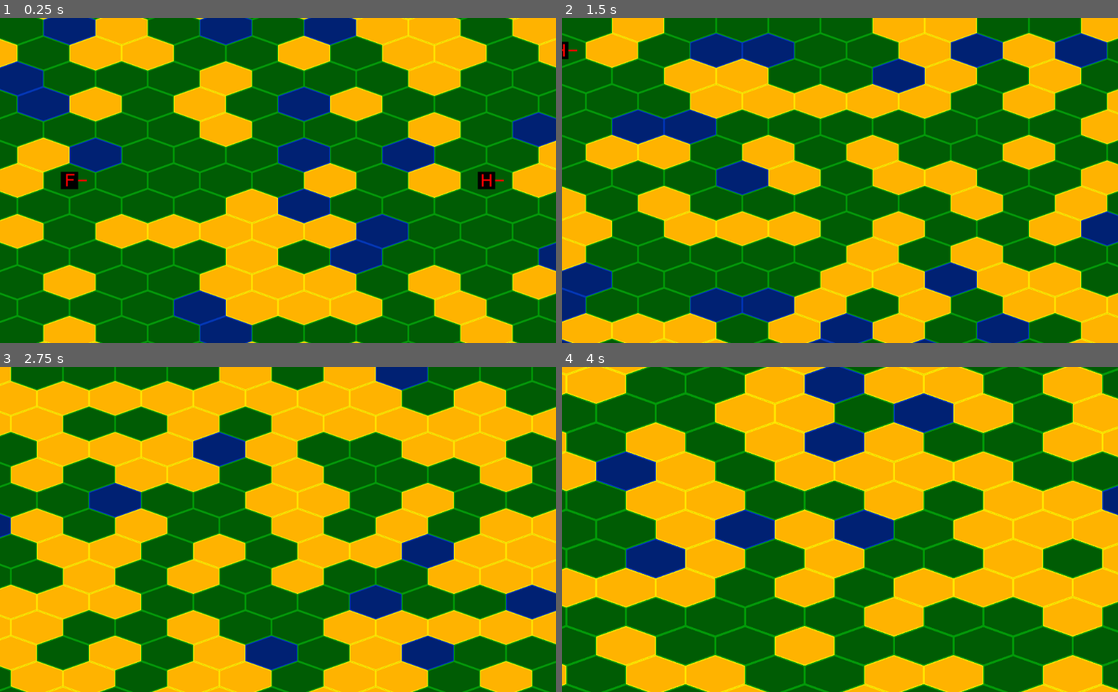
Above: before the commit, frames 1-4 (two rows, left to right).
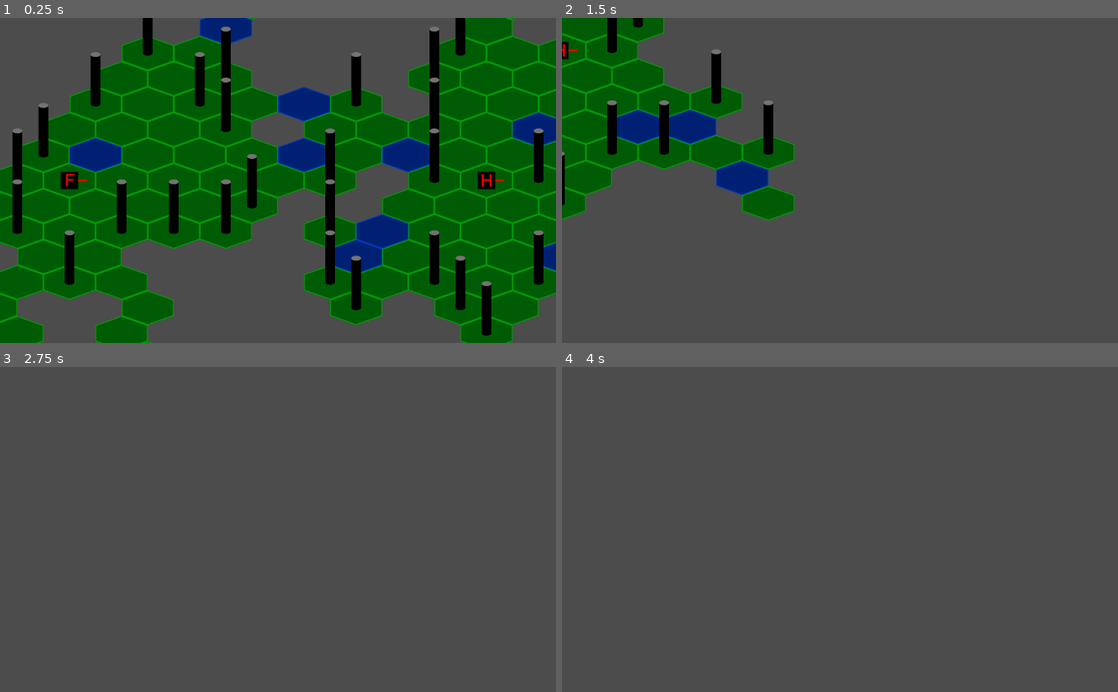
Above: after the commit, the same moments.

Repository: fat-beaver/hedgehog
Game: Godot game, scene res://battle.tscn
Same seed, same stepped clock (60 frames per second), same inputs: the game is played once before the commit and once after it.
Inputs (mouse positions are in pixels of both pictures, inside the frame that each line leads up to):
- Up to frame 1 (0.25 s): no input
- Up to frame 2 (1.5 s): tap Enter at 0.5 s; move the mouse to (962, 164) at 0.52 s; hold Right (move_right) 0.53-1.28 s; tap C (change_critter) at 0.6 s; move the mouse to (728, 196) at 1.27 s; hold Down (move_down) from 1.28 s (still down); tap Backspace (end_turn) at 1.35 s
- Up to frame 3 (2.75 s): move the mouse to (333, 458) at 2.02 s; release Down (move_down) at 2.03 s; hold Right (move_right) from 2.03 s (still down); click (333, 458) at 2.1 s
- Up to frame 4 (4 s): move the mouse to (812, 594) at 2.77 s; release Right (move_right) at 2.78 s; hold Up (move_up) 2.78-3.53 s; right-click (812, 594) at 2.85 s; move the mouse to (1006, 578) at 3.52 s; hold Left (move_left) from 3.53 s (still down); tap Mouse wheel up (zoom_in) at 3.6 s

The runs differ from the first frame. In frame 1, 58% of the frame differs, in the area x 0-100%, y 0-100%; in frame 2, 91%; in frame 3, 100%; in frame 4, 100%.
Error after the commit: Invalid type in function 'set_path' in base 'Node2D (HexPath.gd)'. Cannot convert argument 1 from Nil to Array. (res://Battle.gd:85)

Commit message:
Implemented rudimentary line of sight without any saving of previously viewed hexes or respecting the direction critters are facing

Diff:
--- a/Battle.gd
+++ b/Battle.gd
@@ -34,6 +34,10 @@
 	hedgehog = Critter.new(Critter.HEDGEHOG, map.get_hex_at_coords(hedgehog_coords), default_unit_direction, default_time_units)
 	_set_up_critter(hedgehog)
 	current_critter = ferret
+	grid.clear_tiles_to_draw()
+	grid.add_tiles_to_draw(find_visible_tiles(ferret))
+	grid.add_tiles_to_draw(find_visible_tiles(hedgehog))
+	grid._draw_map()
 
 func _set_up_camera():
 	add_child(camera)
@@ -83,6 +87,10 @@
 			critter.move(path.get_end()[0], path.get_end()[1], path.get_end()[2])
 			path.clear_path()
 		last_mouse_hex = mouse_hex
+		grid.clear_tiles_to_draw()
+		grid.add_tiles_to_draw(find_visible_tiles(ferret))
+		grid.add_tiles_to_draw(find_visible_tiles(hedgehog))
+		grid._draw_map()
 
 func _turn_critter(critter: Critter):
 	if grid.get_hex_at_mouse() != null:
@@ -90,6 +98,10 @@
 		if map.directions.has(direction):
 			var turning_cost = map.get_turning_costs(critter.get_direction(), direction)
 			critter.set_direction(direction, turning_cost)
+			grid.clear_tiles_to_draw()
+			grid.add_tiles_to_draw(find_visible_tiles(ferret))
+			grid.add_tiles_to_draw(find_visible_tiles(hedgehog))
+			grid._draw_map()
 
 func zoom(zoom: float):
 	if zoom > 0:
@@ -111,3 +123,18 @@
 	ferret.refresh_time_units()
 	hedgehog.refresh_time_units()
 	last_mouse_hex = null
+
+func find_visible_tiles(critter: Critter) -> Array:
+	var visible_tiles = Array()
+	visible_tiles.append(critter.get_location())
+	for hex in map.get_hexes_array():
+		if map.find_hex_distance(critter.get_location(), hex) == critter.get_view_range():
+			var distance: Vector2 = hex.get_centre_point() - critter.get_location().get_centre_point()
+			for i in range(critter.get_view_range()):
+				#need to adjust for the fact that hex axial(0,0) does not have the centre point point(0,0)
+				var point_to_check = (distance * (i + 1) / critter.get_view_range()) + critter.get_location().get_centre_point() - map.get_hex_at_coords(Vector2(0, 0)).get_centre_point()
+				var hex_to_check = map.get_hex_at_point(point_to_check)
+				visible_tiles.append(hex_to_check)
+				if hex_to_check.get_terrain_type() == 3:
+					break
+	return visible_tiles
--- a/Critter.gd
+++ b/Critter.gd
@@ -4,6 +4,8 @@
 enum {FERRET, HEDGEHOG}
 
 const _directions = [Vector2(1,0), Vector2(0,1), Vector2(-1,1), Vector2(-1,0), Vector2(0,-1), Vector2(1,-1)]
+
+const _view_range = 7
 
 const _ferret_sprites_location = "art/ferret/"
 const _hedgehog_sprites_location = "art/hedgehog/"
@@ -61,3 +63,6 @@
 
 func refresh_time_units():
 	time_units = max_time_units
+
+func get_view_range():
+	return _view_range
--- a/Hex.gd
+++ b/Hex.gd
@@ -8,6 +8,7 @@
 #constants for hex size, cannot get these from tilemap because the size used for scaling is not the actual size
 const hex_width = 192
 const hex_height = 128
+const graphical_hex_size = Vector2(192, 94)
 
 func _init(new_coords: Vector2, new_terrain_type: int):
 	coords = new_coords
--- a/HexGrid.gd
+++ b/HexGrid.gd
@@ -1,6 +1,7 @@
 extends Node2D
 class_name HexGrid
 
+var _tiles_to_draw = Array()
 
 var _tile_map = TileMap.new()
 #tilemap constants
@@ -15,7 +16,6 @@
 func _init(new_map: Map):
 	_map = new_map
 	_set_up_tilemap()
-	_draw_map()
 
 func _set_up_tilemap():
 	add_child(_tile_map)
@@ -25,7 +25,8 @@
 	_tile_map.cell_y_sort = true
 
 func _draw_map():
-	for hex in _map.get_hexes_array():
+	_tile_map.clear()
+	for hex in _tiles_to_draw:
 		_tile_map.set_cell(hex.get_offset_coords().x, hex.get_offset_coords().y, hex.get_terrain_type())
 
 func set_hex_terrain(hex: Hex, terrain_type: int):
@@ -37,3 +38,9 @@
 func get_hex_at_mouse() -> Hex:
 	var adjusted_mouse_point = get_global_mouse_position() + _mouse_offset_vector
 	return _map.get_hex_at_point(adjusted_mouse_point)
+
+func add_tiles_to_draw(tiles_to_draw: Array):
+	_tiles_to_draw.append_array(tiles_to_draw)
+
+func clear_tiles_to_draw():
+	_tiles_to_draw.clear()
--- a/Map.gd
+++ b/Map.gd
@@ -33,7 +33,7 @@
 					if hex_terrain_raw >= 0 and hex_terrain_raw < 6:
 						hex.set_terrain_type(0)
 					elif hex_terrain_raw >= 6 and hex_terrain_raw < 11:
-						hex.set_terrain_type(2)
+						hex.set_terrain_type(3)
 					else:
 						hex.set_terrain_type(1)
 
